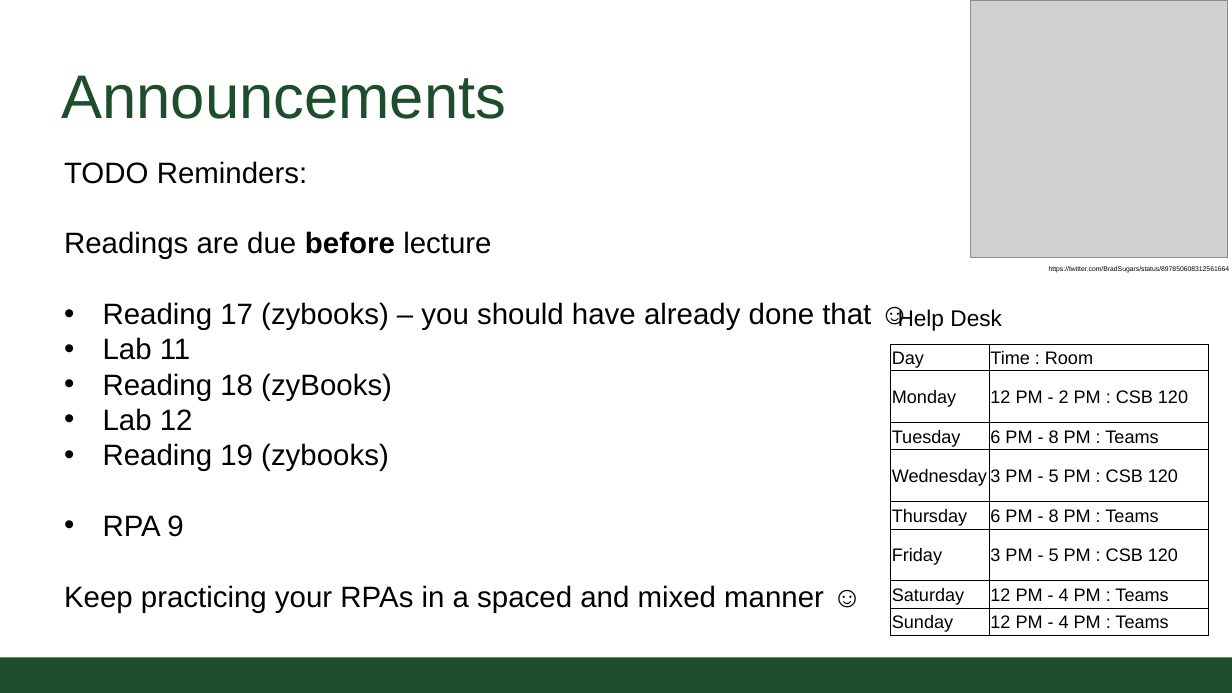
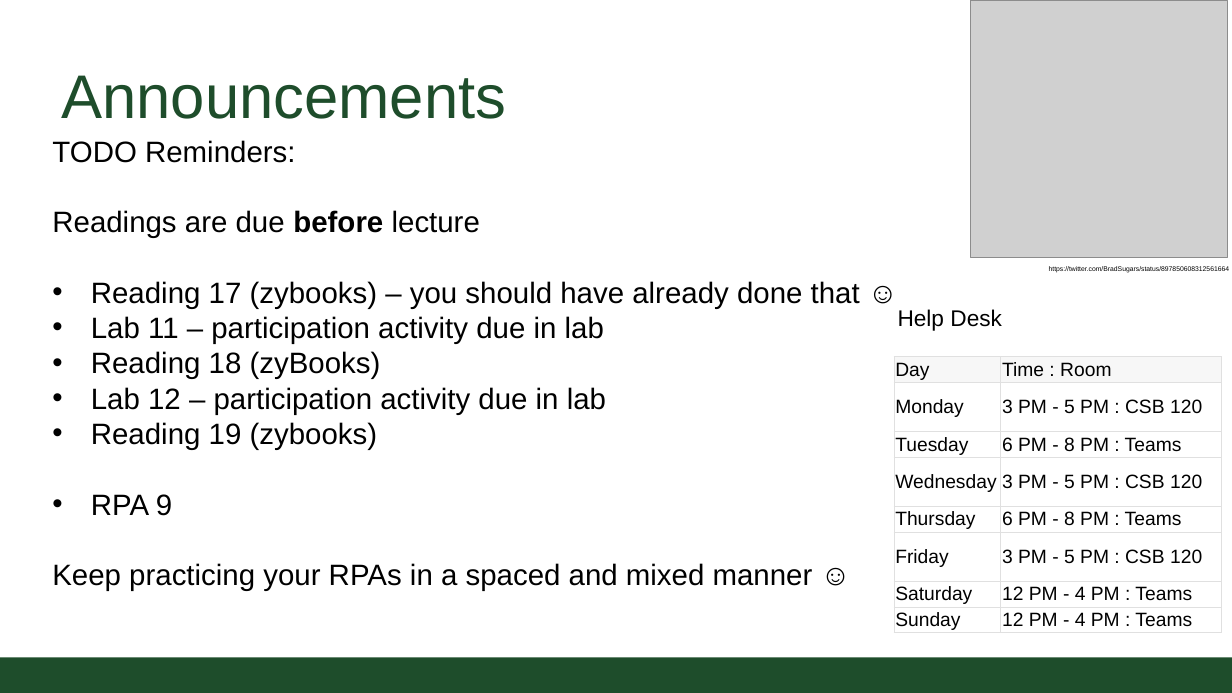
Before and after one commit to CSU-CompSci-CS163-4/Handouts, a slide deck: slide 2 of slides/On-Campus/09_01_OSandFileWriting.pptx. Drawn at 1232x693 pixels with LibreOffice and Linux fonts; fonts in the diff are those of the drawing; grey boxes stand for pictures; background and template pictures are left out. Boxes give left, top, right and bottom in pixels: in the first picture for what was removed or moved away, otherwise in the second. Text is boxed around its words. In the diff, an @@ line names an element or a change of style, - is before the commit and + after.

```diff
--- a/slides/On-Campus/09_01_OSandFileWriting.pptx
+++ b/slides/On-Campus/09_01_OSandFileWriting.pptx
@@ text "TODO Reminders:": place and size @@
-text "TODO Reminders:" at [64,161,871,612]
+text "TODO Reminders:" at [52,140,860,591]
@@ text at [91,316,604,344]: text changed @@
-• Lab 11
+• Lab 11 – participation activity due in lab
@@ table at [894,356,1221,634] @@
-row 2, column 2: 12 PM - 2 PM : CSB 120
+row 2, column 2: 3 PM - 5 PM : CSB 120
@@ fill #FFFFFF to #F7F7F7 in row 1 @@
@@ size 16 to 17 pt @@
@@ line spacing 1.07 to 1 @@
@@ less space between paragraphs @@
@@ borders changed @@
@@ table: place and size @@
-table at [890,345,1209,636]
+table at [894,356,1221,634]
@@ text at [91,387,606,415]: text changed @@
-• Lab 12
+• Lab 12 – participation activity due in lab
```
Also in this commit, not shown: 1 other slide changed, 5 other files.
